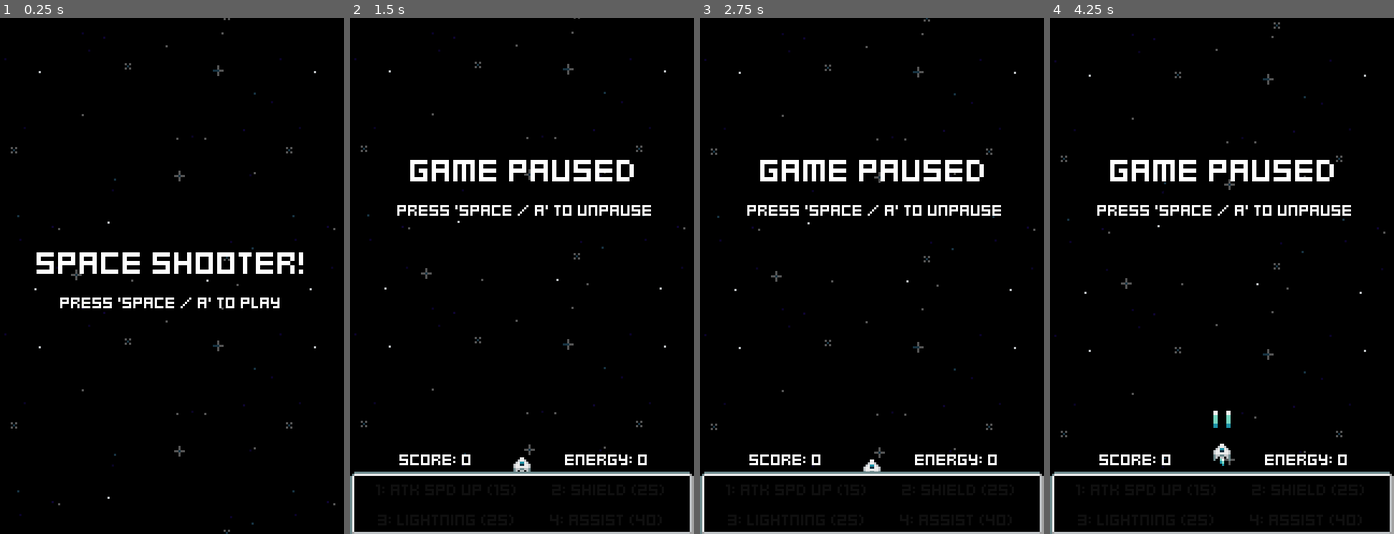
Above: before the commit, frames 1-4 (left to right).
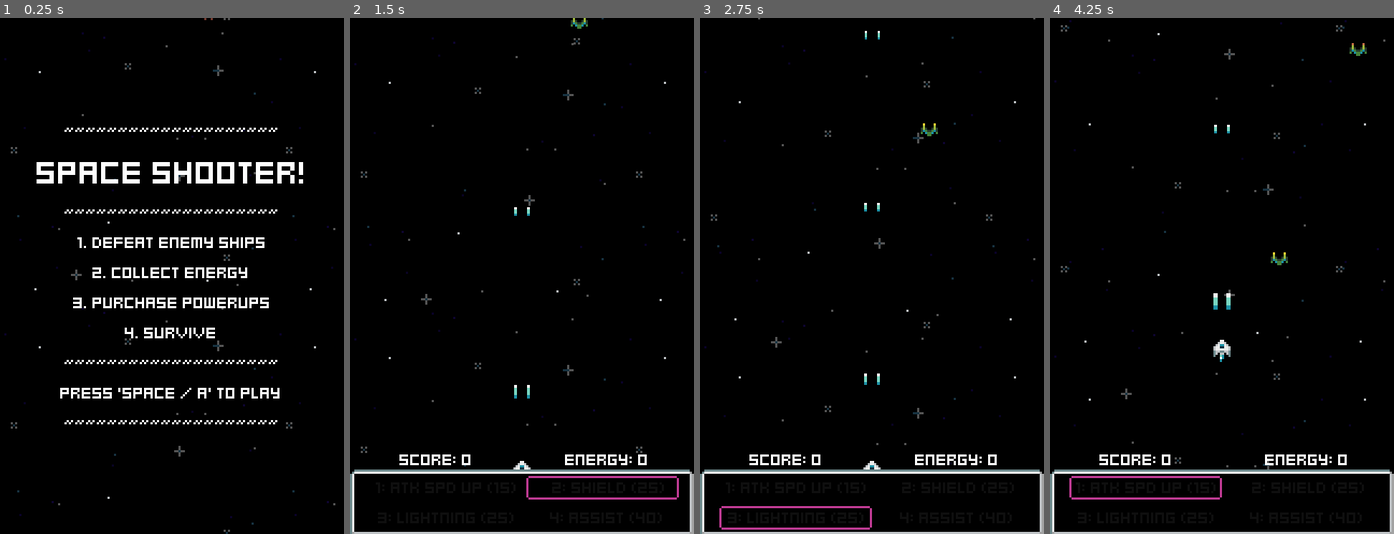
Above: after the commit, the same moments.

Repository: jacristi/godot-space-shooter
Game: Godot game, scene res://ui/menu.tscn
The game is run twice, just before and just after one commit, with the same random seed, the same clock (stepped at 60 frames per second) and the same inputs.
Inputs:
- Up to frame 1 (0.25 s): no input
- Up to frame 2 (1.5 s): tap Space (fire) at 0.5, 0.6, 1.25, 1.35 s; hold E (nav_right) 0.53-1.28 s; hold S (move_down) from 1.28 s (still down)
- Up to frame 3 (2.75 s): tap Space (fire) at 2, 2.1 s; release S (move_down) at 2.03 s; hold E (nav_right) from 2.03 s (still down)
- Up to frame 4 (4.25 s): tap Space (fire) at 2.75, 2.85, 3.5, 3.6 s; release E (nav_right) at 2.78 s; hold W (move_up) 2.78-3.53 s; hold Q (nav_left) from 3.53 s (still down); tap 1 (option_1) at 4.15 s

The runs differ from the first frame. In frame 1, 6.2% of the frame differs, in the area x 10-89%, y 0-79%; in frame 2, 4.7%; in frame 3, 4.6%; in frame 4, 5.1%.

Commit message:
feat: navigable powerup purchasing

Diff:
--- a/enemies/bosses/boss_1.tscn
+++ b/enemies/bosses/boss_1.tscn
@@ -150,6 +150,3 @@
 [node name="ShieldSpawnerComponent" type="Node2D" parent="." index="13"]
 script = ExtResource("4_skoqq")
 scene = ExtResource("4_4dmlc")
-
-[node name="ScoreComponent" parent="." index="14"]
-adjust_amount = 200
--- a/project.godot
+++ b/project.godot
@@ -88,11 +88,13 @@
 nav_left={
 "deadzone": 0.5,
 "events": [Object(InputEventKey,"resource_local_to_scene":false,"resource_name":"","device":-1,"window_id":0,"alt_press …(192 unchanged characters)…
+, Object(InputEventJoypadButton,"resource_local_to_scene":false,"resource_name":"","device":-1,"button_index":9,"pressure":0.0,"pressed":true,"script":null)
 ]
 }
 nav_right={
 "deadzone": 0.5,
 "events": [Object(InputEventKey,"resource_local_to_scene":false,"resource_name":"","device":-1,"window_id":0,"alt_press …(192 unchanged characters)…
+, Object(InputEventJoypadButton,"resource_local_to_scene":false,"resource_name":"","device":-1,"button_index":10,"pressure":0.0,"pressed":true,"script":null)
 ]
 }
 option_1={
@@ -115,9 +117,11 @@
 "events": [Object(InputEventKey,"resource_local_to_scene":false,"resource_name":"","device":-1,"window_id":0,"alt_press …(191 unchanged characters)…
 ]
 }
-option_5={
+pause={
 "deadzone": 0.5,
-"events": [Object(InputEventKey,"resource_local_to_scene":fa …(140 unchanged characters)… d":false,"keycode":0,"physical_keycode":53,"key_label":0,"unicode":53,"location":0,"echo":false,"script":null)
+"events": [Object(InputEventKey,"resource_local_to_scene":fa …(140 unchanged characters)… d":false,"keycode":0,"physical_keycode":4194305,"key_label":0,"unicode":0,"location":0,"echo":false,"script":null)
+, Object(InputEventKey,"resource_local_to_scene":false,"resource_name":"","device":-1,"window_id":0,"alt_pressed":false,"shift_pressed":false,"ctrl_pressed":false,"meta_pressed":false,"pressed":false,"keycode":0,"physical_keycode":4194306,"key_label":0,"unicode":0,"location":0,"echo":false,"script":null)
+, Object(InputEventJoypadButton,"resource_local_to_scene":false,"resource_name":"","device":-1,"button_index":6,"pressure":0.0,"pressed":true,"script":null)
 ]
 }
 
--- a/ui/menu.tscn
+++ b/ui/menu.tscn
@@ -1,9 +1,13 @@
-[gd_scene load_steps=5 format=3 uid="uid://cg04wf5r3lqtm"]
+[gd_scene load_steps=9 format=3 uid="uid://cg04wf5r3lqtm"]
 
 [ext_resource type="Script" path="res://ui/menu.gd" id="1_j7ie0"]
 [ext_resource type="PackedScene" uid="uid://dtkt6ce0d5p2g" path="res://effects/space_background.tscn" id="1_wqeil"]
 [ext_resource type="LabelSettings" uid="uid://cirqmewyf2gkq" path="res://fonts/title_label_settings.tres" id="2_6c74e"]
 [ext_resource type="LabelSettings" uid="uid://cjof1qwn8asa1" path="res://fonts/default_label_settings.tres" id="3_5iw4i"]
+[ext_resource type="PackedScene" uid="uid://cjjsl54xehrvt" path="res://enemies/enemy_generator.tscn" id="5_evcfl"]
+[ext_resource type="PackedScene" uid="uid://2od6dvg0w31" path="res://enemies/pink_enemy.tscn" id="6_r61ob"]
+[ext_resource type="PackedScene" uid="uid://dcfckrb4gg888" path="res://enemies/homing_enemy.tscn" id="7_s034t"]
+[ext_resource type="PackedScene" uid="uid://3xntr8qxh4wt" path="res://enemies/red_enemy.tscn" id="8_wywy1"]
 
 [node name="Menu" type="Control"]
 layout_mode = 3
@@ -27,10 +31,63 @@
 [node name="VBoxContainer" type="VBoxContainer" parent="CenterContainer"]
 layout_mode = 2
 
+[node name="Spacer1" type="Label" parent="CenterContainer/VBoxContainer"]
+layout_mode = 2
+theme_override_colors/font_color = Color(0.752941, 0.231373, 0.580392, 1)
+text = "~~~~~~~~~~~~~~~~~~~~"
+label_settings = ExtResource("3_5iw4i")
+horizontal_alignment = 1
+
 [node name="TitleLabel" type="Label" parent="CenterContainer/VBoxContainer"]
 layout_mode = 2
 text = "SPACE SHOOTER!"
 label_settings = ExtResource("2_6c74e")
+horizontal_alignment = 1
+
+[node name="Spacer2" type="Label" parent="CenterContainer/VBoxContainer"]
+layout_mode = 2
+theme_override_colors/font_color = Color(0.752941, 0.231373, 0.580392, 1)
+text = "~~~~~~~~~~~~~~~~~~~~
+"
+label_settings = ExtResource("3_5iw4i")
+horizontal_alignment = 1
+
+[node name="GamePlay" type="Label" parent="CenterContainer/VBoxContainer"]
+layout_mode = 2
+theme_override_colors/font_color = Color(0.109804, 0.572549, 0.654902, 1)
+text = "1. Defeat Enemy Ships"
+label_settings = ExtResource("3_5iw4i")
+horizontal_alignment = 1
+
+[node name="GamePlay2" type="Label" parent="CenterContainer/VBoxContainer"]
+layout_mode = 2
+theme_override_colors/font_color = Color(0.443137, 0.890196, 0.572549, 1)
+text = "2. Collect Energy
+"
+label_settings = ExtResource("3_5iw4i")
+horizontal_alignment = 1
+
+[node name="GamePlay3" type="Label" parent="CenterContainer/VBoxContainer"]
+layout_mode = 2
+theme_override_colors/font_color = Color(0, 0, 0, 1)
+text = "3. Purchase Powerups
+"
+label_settings = ExtResource("3_5iw4i")
+horizontal_alignment = 1
+
+[node name="GamePlay4" type="Label" parent="CenterContainer/VBoxContainer"]
+layout_mode = 2
+text = "4. Survive
+"
+label_settings = ExtResource("3_5iw4i")
+horizontal_alignment = 1
+
+[node name="Spacer3" type="Label" parent="CenterContainer/VBoxContainer"]
+layout_mode = 2
+theme_override_colors/font_color = Color(0.752941, 0.231373, 0.580392, 1)
+text = "~~~~~~~~~~~~~~~~~~~~
+"
+label_settings = ExtResource("3_5iw4i")
 horizontal_alignment = 1
 
 [node name="Start Label" type="Label" parent="CenterContainer/VBoxContainer"]
@@ -39,3 +96,23 @@
 "
 label_settings = ExtResource("3_5iw4i")
 horizontal_alignment = 1
+
+[node name="Spacer4" type="Label" parent="CenterContainer/VBoxContainer"]
+layout_mode = 2
+theme_override_colors/font_color = Color(0.752941, 0.231373, 0.580392, 1)
+text = "~~~~~~~~~~~~~~~~~~~~
+"
+label_settings = ExtResource("3_5iw4i")
+horizontal_alignment = 1
+
+[node name="EnemyGenerator" parent="." instance=ExtResource("5_evcfl")]
+position = Vector2(113, 38)
+
+[node name="PinkEnemy" parent="." instance=ExtResource("6_r61ob")]
+position = Vector2(54, -15)
+
+[node name="HomingEnemy" parent="." instance=ExtResource("7_s034t")]
+position = Vector2(97, -8)
+
+[node name="RedEnemy" parent="." instance=ExtResource("8_wywy1")]
+position = Vector2(128, -17)
--- a/ui/pause_menu.gd
+++ b/ui/pause_menu.gd
@@ -15,5 +15,5 @@
 
 
 func _process(_delta: float) -> void:
-    if Input.is_action_just_pressed("fire"):
+    if Input.is_action_just_pressed("pause"):
         _on_pause_button_pressed()
--- a/ui/pause_menu.tscn
+++ b/ui/pause_menu.tscn
@@ -41,7 +41,7 @@
 
 [node name="Start Label" type="Label" parent="CenterContainer/VBoxContainer"]
 layout_mode = 2
-text = "PRESS 'SPACE / A' TO UNPAUSE
+text = "PRESS 'ESC / Start' TO UNPAUSE
 "
 label_settings = ExtResource("2_ktgnu")
 horizontal_alignment = 1
--- a/ui/powerup_canvas.tscn
+++ b/ui/powerup_canvas.tscn
@@ -8,6 +8,7 @@
 [ext_resource type="Resource" uid="uid://dftc1m6bqlx0b" path="res://resources/powerups/powerup_lightning.tres" id="4_hdtag"]
 [ext_resource type="Script" path="res://components/spawner_component.gd" id="4_s61og"]
 [ext_resource type="Resource" uid="uid://b8o4sjig5de5s" path="res://resources/powerups/powerup_flank_ship.tres" id="5_6qd08"]
+[ext_resource type="Texture2D" uid="uid://ccdolap621ws1" path="res://assets/spr_ui_box_outline.png" id="6_qfuyl"]
 
 [node name="PowerupManager" type="CanvasLayer"]
 script = ExtResource("1_ji2la")
@@ -17,12 +18,64 @@
 powerup_flank_ship = ExtResource("5_6qd08")
 color_inactive = Color(0.0605303, 0.0605303, 0.0605303, 1)
 
+[node name="FocusAtkSpd" type="NinePatchRect" parent="."]
+visible = false
+z_index = 1
+offset_left = 9.0
+offset_top = 213.0
+offset_right = 80.0
+offset_bottom = 224.0
+texture = ExtResource("6_qfuyl")
+patch_margin_left = 2
+patch_margin_top = 2
+patch_margin_right = 2
+patch_margin_bottom = 2
+
+[node name="FocusShield" type="NinePatchRect" parent="."]
+visible = false
+z_index = 1
+offset_left = 82.0
+offset_top = 213.0
+offset_right = 153.0
+offset_bottom = 224.0
+texture = ExtResource("6_qfuyl")
+patch_margin_left = 2
+patch_margin_top = 2
+patch_margin_right = 2
+patch_margin_bottom = 2
+
+[node name="FocusLightning" type="NinePatchRect" parent="."]
+visible = false
+z_index = 1
+offset_left = 9.0
+offset_top = 227.0
+offset_right = 80.0
+offset_bottom = 238.0
+texture = ExtResource("6_qfuyl")
+patch_margin_left = 2
+patch_margin_top = 2
+patch_margin_right = 2
+patch_margin_bottom = 2
+
+[node name="FocusAssist" type="NinePatchRect" parent="."]
+visible = false
+z_index = 1
+offset_left = 82.0
+offset_top = 227.0
+offset_right = 153.0
+offset_bottom = 238.0
+texture = ExtResource("6_qfuyl")
+patch_margin_left = 2
+patch_margin_top = 2
+patch_margin_right = 2
+patch_margin_bottom = 2
+
 [node name="NinePatchRect" type="NinePatchRect" parent="."]
 anchors_preset = 12
 anchor_top = 1.0
 anchor_right = 1.0
 anchor_bottom = 1.0
-offset_top = -29.0
+offset_top = -30.0
 offset_bottom = 1.0
 grow_horizontal = 2
 grow_vertical = 0
--- a/ui/powerup_ui.gd
+++ b/ui/powerup_ui.gd
@@ -13,6 +13,11 @@
 @onready var label_lightning: Label = $NinePatchRect/VBoxContainer/HBoxContainer2/PowerupLightning
 @onready var label_flank_ship: Label = $NinePatchRect/VBoxContainer/HBoxContainer2/PowerupFlankShip
 
+@onready var focus_atk_spd: NinePatchRect = $FocusAtkSpd
+@onready var focus_shield: NinePatchRect = $FocusShield
+@onready var focus_lightning: NinePatchRect = $FocusLightning
+@onready var focus_assist: NinePatchRect = $FocusAssist
+
 @onready var spawner_component: SpawnerComponent = $SpawnerComponent
 
 @onready var atk_spd_up_purchase_timer: Timer = $AtkSpdUpPurchaseTimer
@@ -22,6 +27,9 @@
 
 var player
 var pickup_manager
+
+enum focus {atk_spd, shield, lightning, assist}
+var current_focus: focus = focus.atk_spd
 
 
 func _ready() -> void:
@@ -48,18 +56,58 @@
         player = get_tree().get_first_node_in_group("player")
 
     check_powerup_status()
-
-    if Input.is_action_just_pressed("option_1") and can_purchase_atk_spd_up():
+    handle_swtich_focus()
+    handle_current_focus()
+    handle_purchase_powerups()
+
+
+func get_focus_for_label(focus_key: focus):
+    if focus_key == focus.atk_spd:
+        return focus_atk_spd
+    if focus_key == focus.shield:
+        return focus_shield
+    if focus_key == focus.lightning:
+        return focus_lightning
+    if focus_key == focus.assist:
+        return focus_assist
+    return null
+
+
+func handle_current_focus():
+    for focus_rect in [focus_atk_spd, focus_shield, focus_lightning, focus_assist]:
+        if get_focus_for_label(current_focus) == focus_rect:
+            focus_rect.show()
+        else:
+            focus_rect.hide()
+
+
+func handle_swtich_focus():
+    if Input.is_action_just_pressed("option_1"):
+        current_focus = focus.atk_spd
+    elif Input.is_action_just_pressed("option_2"):
+        current_focus = focus.shield
+    elif Input.is_action_just_pressed("option_3"):
+        current_focus = focus.lightning
+    elif Input.is_action_just_pressed("option_4"):
+        current_focus = focus.assist
+
+    if Input.is_action_just_pressed("nav_left"):
+        current_focus = clamp(current_focus - 1, 0, len(focus)-1)
+    elif Input.is_action_just_pressed("nav_right"):
+        current_focus = clamp(current_focus + 1, 0, len(focus)-1)
+
+
+func handle_purchase_powerups():
+    if not Input.is_action_just_pressed("fire"): return
+
+    if current_focus == focus.atk_spd and can_purchase_atk_spd_up():
         purchase_atk_spd_up_powerup()
-
-    if Input.is_action_just_pressed("option_2") and can_purchase_shield():
+    elif current_focus == focus.shield and can_purchase_shield():
         purchase_shield_powerup()
-
-    if Input.is_action_just_pressed("option_3") and can_purchase_lightning():
-        purchase_yellow_powerup()
-
-    if Input.is_action_just_pressed("option_4") and can_purchase_flank_ship():
-        purchase_white_powerup()
+    elif current_focus == focus.lightning and can_purchase_lightning():
+        purchase_lightning_powerup()
+    elif current_focus == focus.assist and can_purchase_flank_ship():
+        purchase_flank_ship_powerup()
 
 
 func purchase_atk_spd_up_powerup():
@@ -76,14 +124,14 @@
     shield_purchase_timer.start()
 
 
-func purchase_yellow_powerup():
+func purchase_lightning_powerup():
     if GameData.energy < powerup_lightning.powerup_cost: return
     GameData.energy -= powerup_lightning.powerup_cost
     handle_pickup_spawn(powerup_lightning.powerup_scene)
     lightning_purchase_timer.start()
 
 
-func purchase_white_powerup():
+func purchase_flank_ship_powerup():
     if GameData.energy < powerup_flank_ship.powerup_cost: return
     GameData.energy -= powerup_flank_ship.powerup_cost
     handle_pickup_spawn(powerup_flank_ship.powerup_scene)
Binary file added: assets/spr_ui_box_outline.png
Not shown, added: assets/spr_ui_box_outline.png.import
Not shown: 1 places in ui/powerup_canvas.tscn that only renumber resources
